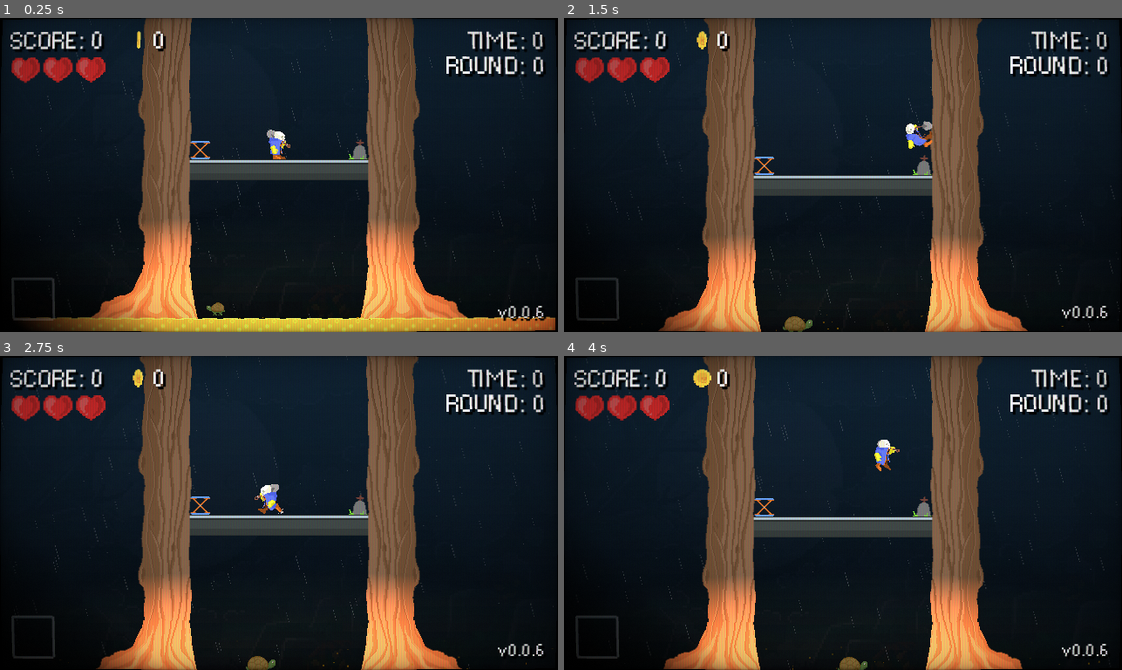
Above: before the commit, frames 1-4 (two rows, left to right).
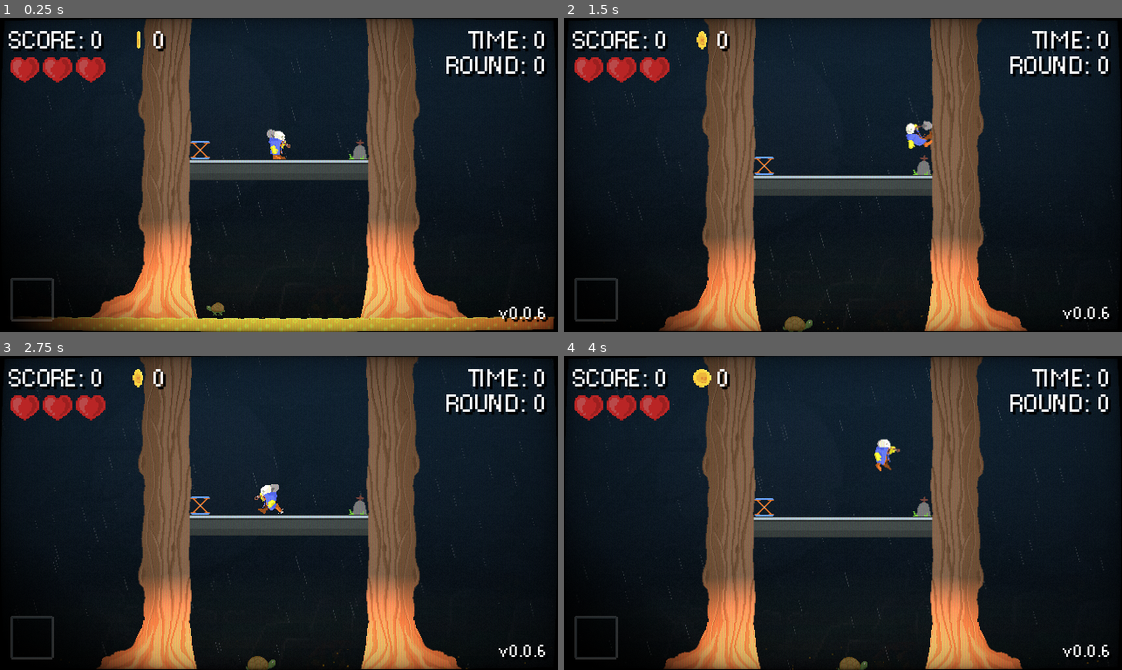
Above: after the commit, the same moments.

Repository: Giantswing/graveyard-bouncers
Game: Godot game, scene res://scenes/main-level.tscn
Two runs of this game, one before a commit and one after it. Both use one fixed random seed, a clock stepped at 60 frames per second and the inputs below.
Inputs:
- Up to frame 1 (0.25 s): no input
- Up to frame 2 (1.5 s): hold D (Right) from 0.53 s (still down); tap Shift (Ability) at 0.6, 1.35 s; tap Space (Jump) at 0.77 s
- Up to frame 3 (2.75 s): tap Space (Jump) at 1.52 s; release D (Right) at 2.03 s; hold A (Left) from 2.03 s (still down); tap Shift (Ability) at 2.1 s
- Up to frame 4 (4 s): release A (Left) at 2.78 s; hold D (Right) from 2.78 s (still down); tap Shift (Ability) at 2.85, 3.6 s; tap Space (Jump) at 3.02, 3.77 s

The runs differ from the first frame. In frame 1, 4.4% of the frame differs, in the area x 0-100%, y 0-100%; in frame 2, 3.1%; in frame 3, 3.0%; in frame 4, 3.2%.

Commit message:
Small tweaks

Diff:
--- a/scenes/main-level.tscn
+++ b/scenes/main-level.tscn
@@ -132,18 +132,18 @@
 shader = ExtResource("14_vl0b8")
 shader_parameter/resolution = Vector2(1920, 1080)
 shader_parameter/scan_line_amount = 0.0
-shader_parameter/warp_amount = 0.05
-shader_parameter/noise_amount = 0.01
+shader_parameter/warp_amount = 0.087
+shader_parameter/noise_amount = 0.03
 shader_parameter/interference_amount = 0.0
 shader_parameter/grille_amount = 0.1
 shader_parameter/grille_size = 1.0
-shader_parameter/vignette_amount = 0.6
-shader_parameter/vignette_intensity = 0.181
+shader_parameter/vignette_amount = 0.156
+shader_parameter/vignette_intensity = 1.0
 shader_parameter/aberation_amount = 0.0
 shader_parameter/roll_line_amount = 0.0
 shader_parameter/roll_speed = 1.0
 shader_parameter/scan_line_strength = -1.0
-shader_parameter/pixel_strength = -3.08
+shader_parameter/pixel_strength = -4.0
 
 [sub_resource type="Gradient" id="Gradient_vl0b8"]
 
--- a/scenes/ui.tscn
+++ b/scenes/ui.tscn
@@ -51,8 +51,10 @@
 gradient = SubResource("Gradient_ktti3")
 
 [node name="UI" type="CanvasLayer"]
+layer = 2
 
 [node name="MarginContainer" type="MarginContainer" parent="."]
+z_index = 100
 anchors_preset = 15
 anchor_right = 1.0
 anchor_bottom = 1.0
--- a/scripts/game_manager.gd
+++ b/scripts/game_manager.gd
@@ -186,8 +186,8 @@
 		pause_game(!game_paused)
 
 	if game_started and !game_paused:
-		left_wall.position.x = lerp(left_wall.position.x, -game_width / 2, 0.1)
-		right_wall.position.x = lerp(right_wall.position.x, game_width / 2, 0.1)
+		left_wall.position.x = lerp(left_wall.position.x, -game_width / 2, 0.02)
+		right_wall.position.x = lerp(right_wall.position.x, game_width / 2, 0.02)
 
 
 	if round_started and !game_paused:
